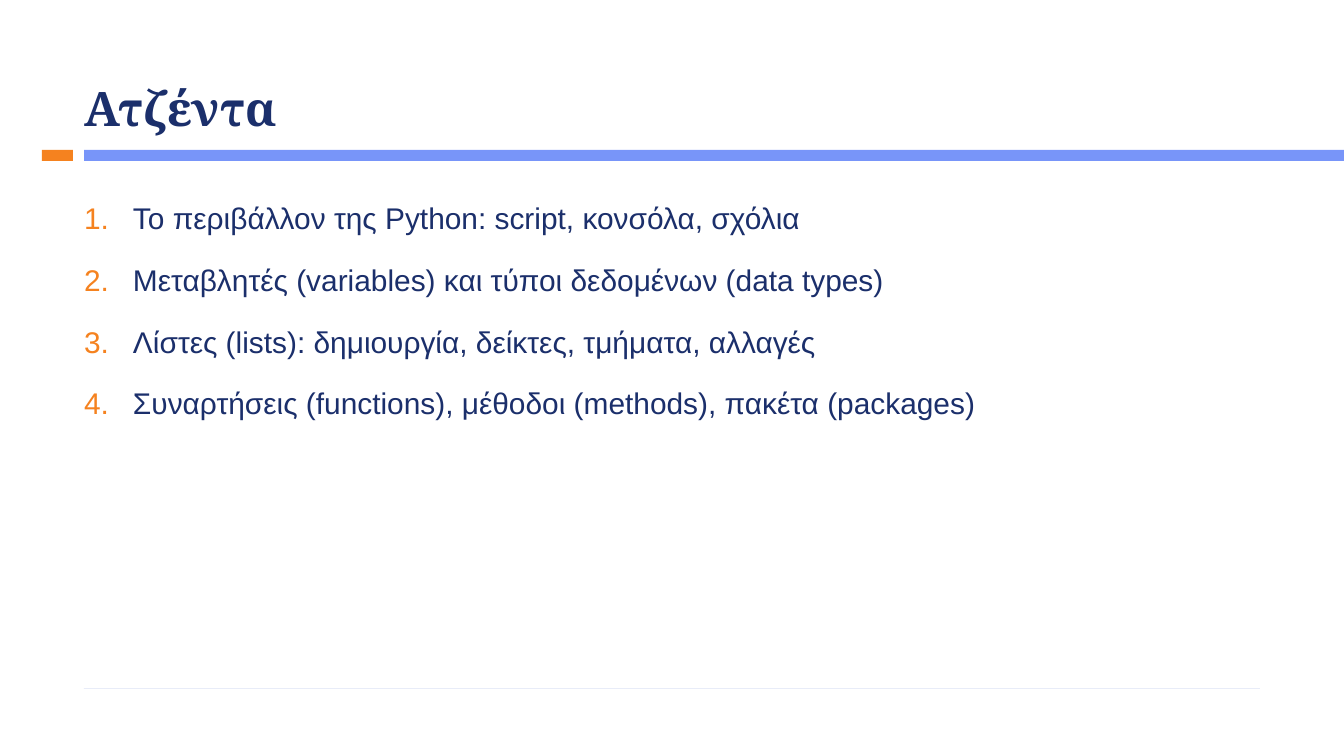
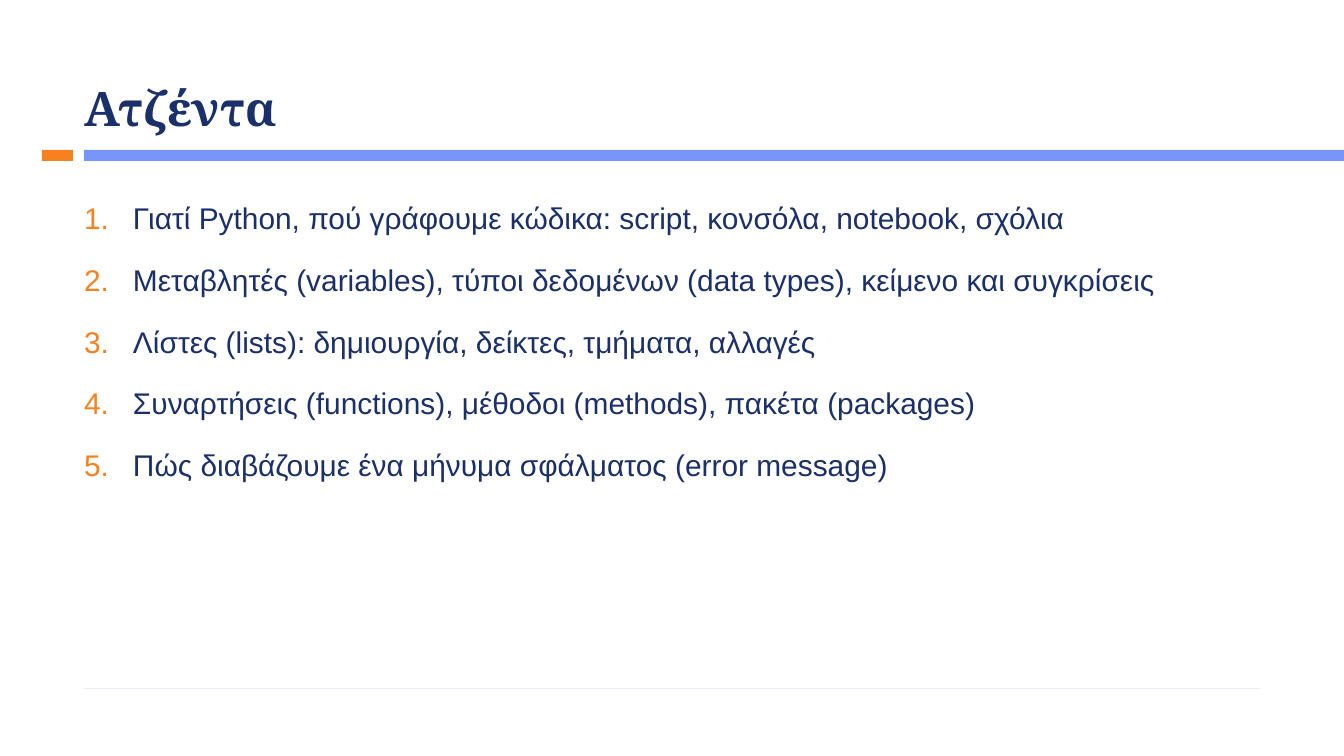
Before and after one commit to kalampokis/kalampokis.github.io, a slide deck: slide 2 of bap/Week3/BAP_Week3_Python_Basics.pptx. Drawn at 1344x756 pixels with LibreOffice and Linux fonts; fonts in the diff are those of the drawing. Boxes give left, top, right and bottom in pixels: in the first picture for what was removed or moved away, otherwise in the second. Text is boxed around its words. In the diff, an @@ line names an element or a change of style, - is before the commit and + after.

```diff
--- a/bap/Week3/BAP_Week3_Python_Basics.pptx
+++ b/bap/Week3/BAP_Week3_Python_Basics.pptx
@@ text at (133, 206, 1154, 296): text changed @@
-1. Το περιβάλλον της Python: script, κονσόλα, σχόλια
-2. Μεταβλητές (variables) και τύποι δεδομένων (data types)
+1. Γιατί Python, πού γράφουμε κώδικα: script, κονσόλα, notebook, σχόλια
+2. Μεταβλητές (variables), τύποι δεδομένων (data types), κείμενο και συγκρίσεις
@@ text at (133, 453, 887, 482): paragraph added @@
+5. Πώς διαβάζουμε ένα μήνυμα σφάλματος (error message)
```
Also in this commit, not shown: 5 other slides changed, 8 slides added, 1 slide removed, 2 other files.
